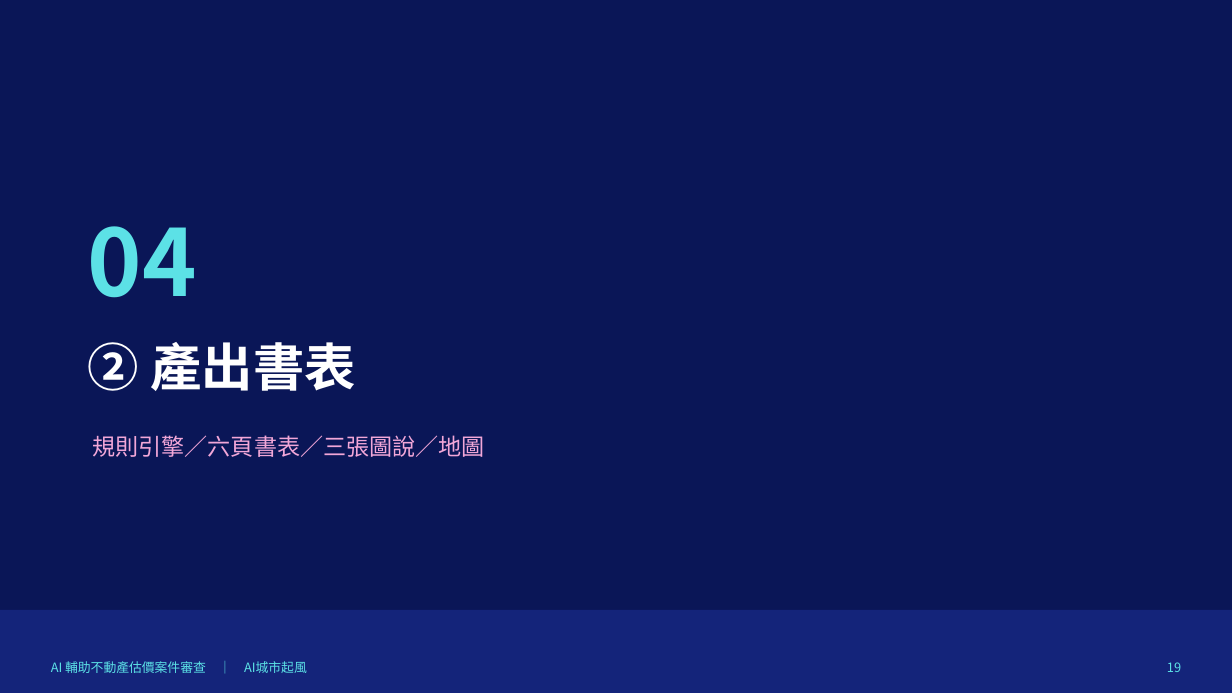
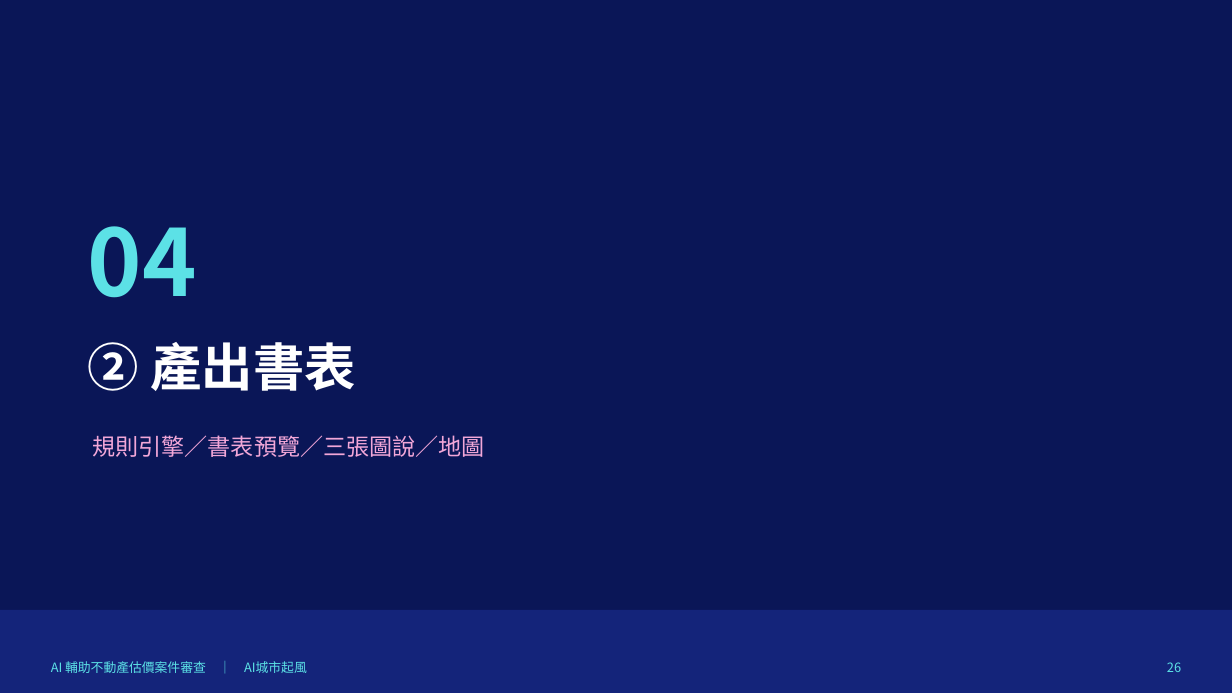
Before and after one commit to Peakqi-com/la-platform-hackthon, a slide deck: slide 26 of docs/demo/AI輔助不動產估價案件審查_簡報.pptx (slide 19 before the commit). Drawn at 1232x693 pixels with LibreOffice and Linux fonts; fonts in the diff are those of the drawing. Boxes give left, top, right and bottom in pixels: in the first picture for what was removed or moved away, otherwise in the second. Text is boxed around its words. In the diff, an @@ line names an element or a change of style, - is before the commit and + after.

```diff
--- a/docs/demo/AI輔助不動產估價案件審查_簡報.pptx
+++ b/docs/demo/AI輔助不動產估價案件審查_簡報.pptx
@@ text at bbox=[92, 435, 485, 457]: text changed @@
-規則引擎／六頁書表／三張圖說／地圖
+規則引擎／書表預覽／三張圖說／地圖
@@ text at bbox=[1167, 662, 1181, 672]: text changed @@
-19
+26
```
Also in this commit, not shown: 33 other slides changed, 4 slides added, 11 other files.
